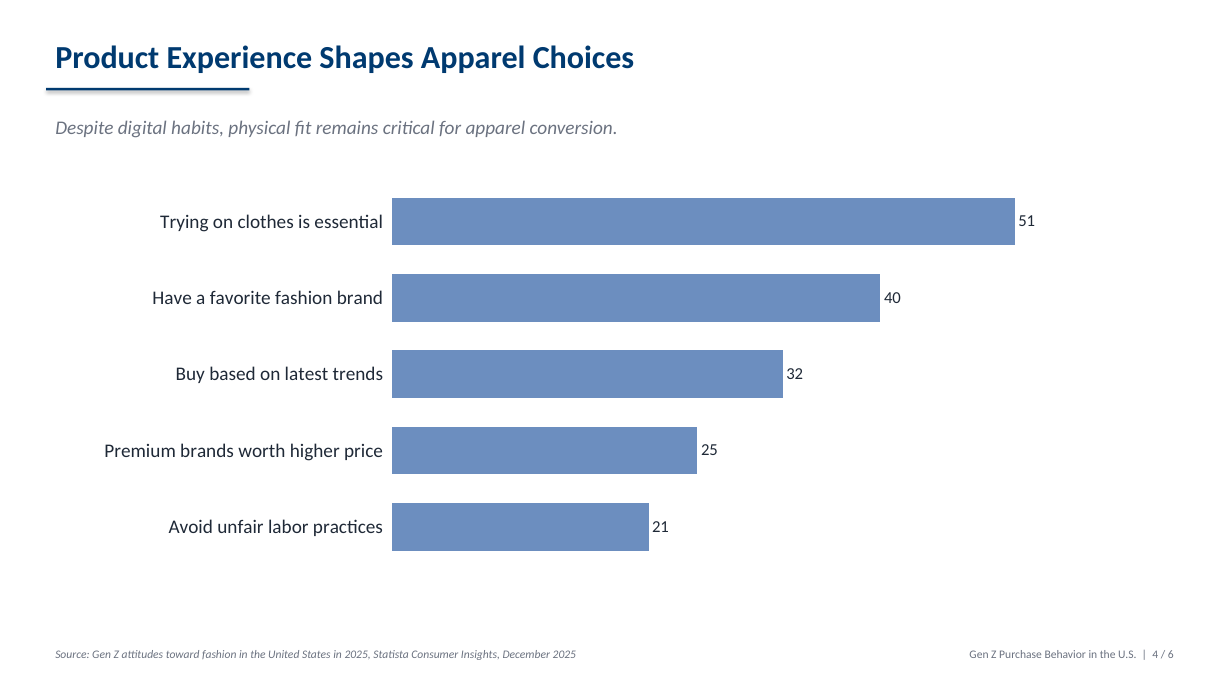
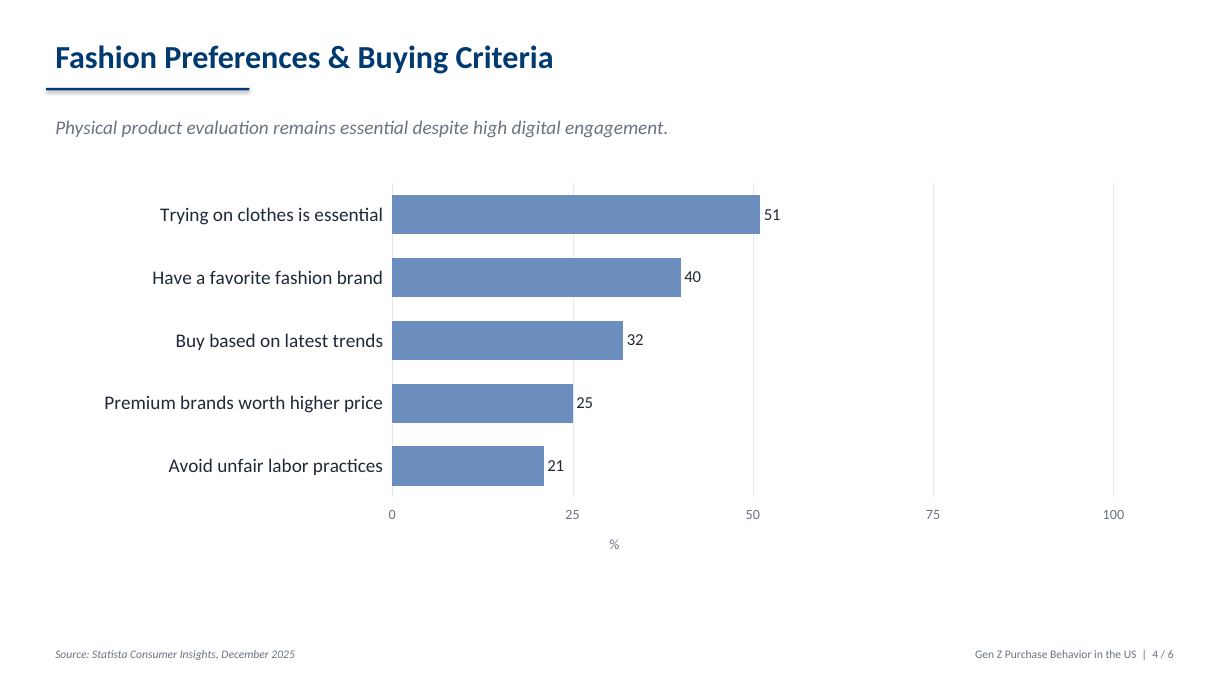
Before and after one commit to LikhithaReddipalli/Statista_challenge, a slide deck: slide 4 of results/presentation_With_LLM.pptx. Drawn at 1232x693 pixels with LibreOffice and Linux fonts; fonts in the diff are those of the drawing. Boxes give left, top, right and bottom in pixels: in the first picture for what was removed or moved away, otherwise in the second. Text is boxed around its words. In the diff, an @@ line names an element or a change of style, - is before the commit and + after.

```diff
--- a/results/presentation_With_LLM.pptx
+++ b/results/presentation_With_LLM.pptx
@@ text at [55, 45, 554, 74]: text changed @@
-Product Experience Shapes Apparel Choices
+Fashion Preferences & Buying Criteria
@@ text at [55, 120, 668, 138]: text changed @@
-Despite digital habits, physical fit remains critical for apparel conversion.
+Physical product evaluation remains essential despite high digital engagement.
@@ bar chart at [83, 176, 1146, 573] @@
@@ value axis title "" to "%" @@
@@ value axis changed @@
@@ text at [55, 650, 294, 660]: text changed @@
-Source: Gen Z attitudes toward fashion in the United States in 2025, Statista Consumer Insights, December 2025
+Source: Statista Consumer Insights, December 2025
@@ text at [975, 650, 1174, 658]: text changed @@
-Gen Z Purchase Behavior in the U.S. | 4 / 6
+Gen Z Purchase Behavior in the US | 4 / 6
```
Also in this commit, not shown: 5 other slides changed, 2 other files.
